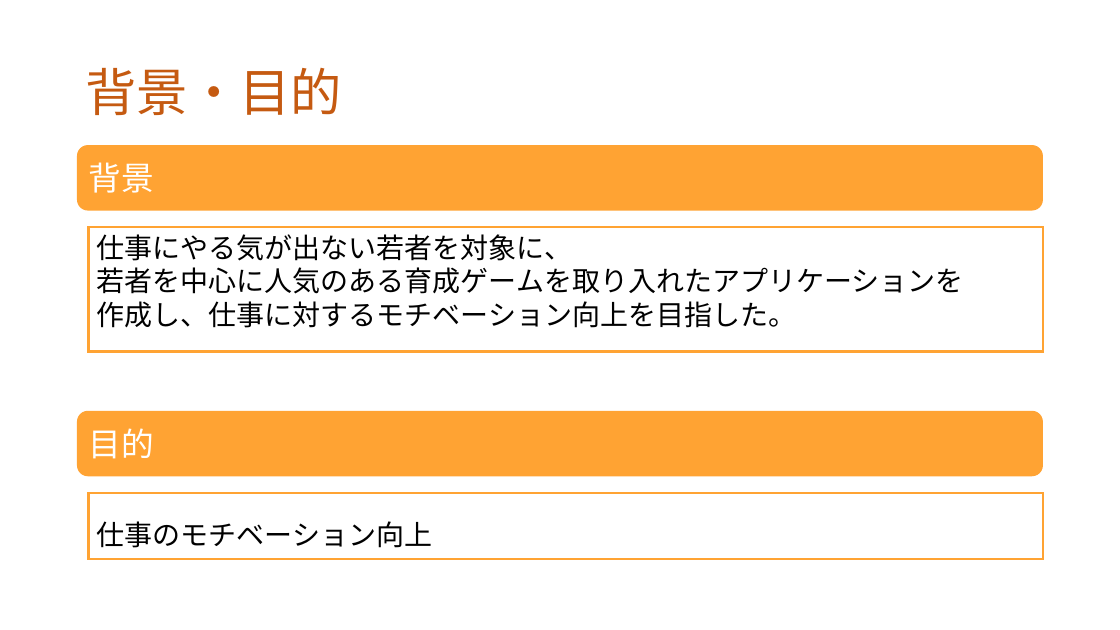
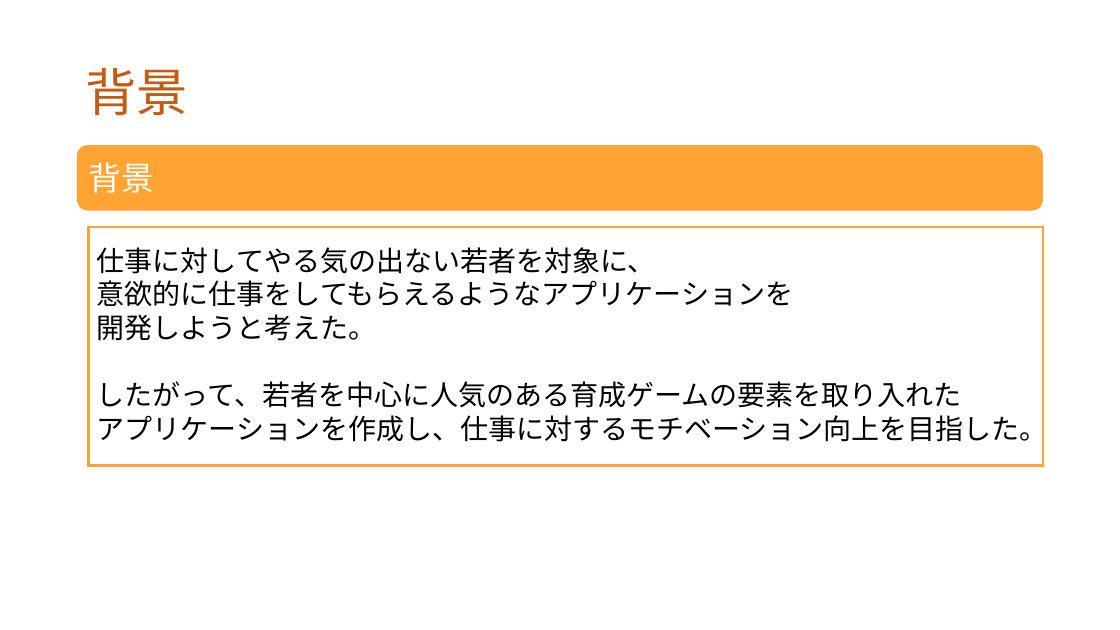
Before and after one commit to dojo2022/F-3, a slide deck: slide 4 of doc/プレゼン資料_F3_なかおっち.pptx. Drawn at 1120x630 pixels with LibreOffice and Linux fonts; fonts in the diff are those of the drawing. Boxes give left, top, right and bottom in pixels: in the first picture for what was removed or moved away, otherwise in the second. Text is boxed around its words. In the diff, an @@ line names an element or a change of style, - is before the commit and + after.

Commit message:
背景・想定利用者・目的 書き換え
ミッションの例も追加しました。
変だったら書き直してください。。

```diff
--- a/doc/プレゼン資料_F3_なかおっち.pptx
+++ b/doc/プレゼン資料_F3_なかおっち.pptx
@@ title at <box>85,67,188,115</box>: text changed @@
-背景・目的
+背景
@@ rectangle: place and size @@
-rectangle at <box>89,227,1044,351</box>
+rectangle at <box>89,227,1044,465</box>
@@ text at <box>97,247,1048,447</box>: text changed @@
-仕事にやる気が出ない若者を対象に、
-若者を中心に人気のある育成ゲームを取り入れたアプリケーションを
-作成し、仕事に対するモチベーション向上を目指した。
+仕事に対してやる気の出ない若者を対象に、
+意欲的に仕事をしてもらえるようなアプリケーションを
+開発しようと考えた。
+したがって、若者を中心に人気のある育成ゲームの要素を取り入れた
+アプリケーションを作成し、仕事に対するモチベーション向上を目指した。
@@ rounded rectangle removed at <box>77,411,1044,476</box> @@
-目的
@@ rectangle removed at <box>89,493,1044,560</box> @@
@@ text removed at <box>97,521,432,548</box> @@
-仕事のモチベーション向上
```
Also in this commit, not shown: 1 other slide changed, 1 slide added.
